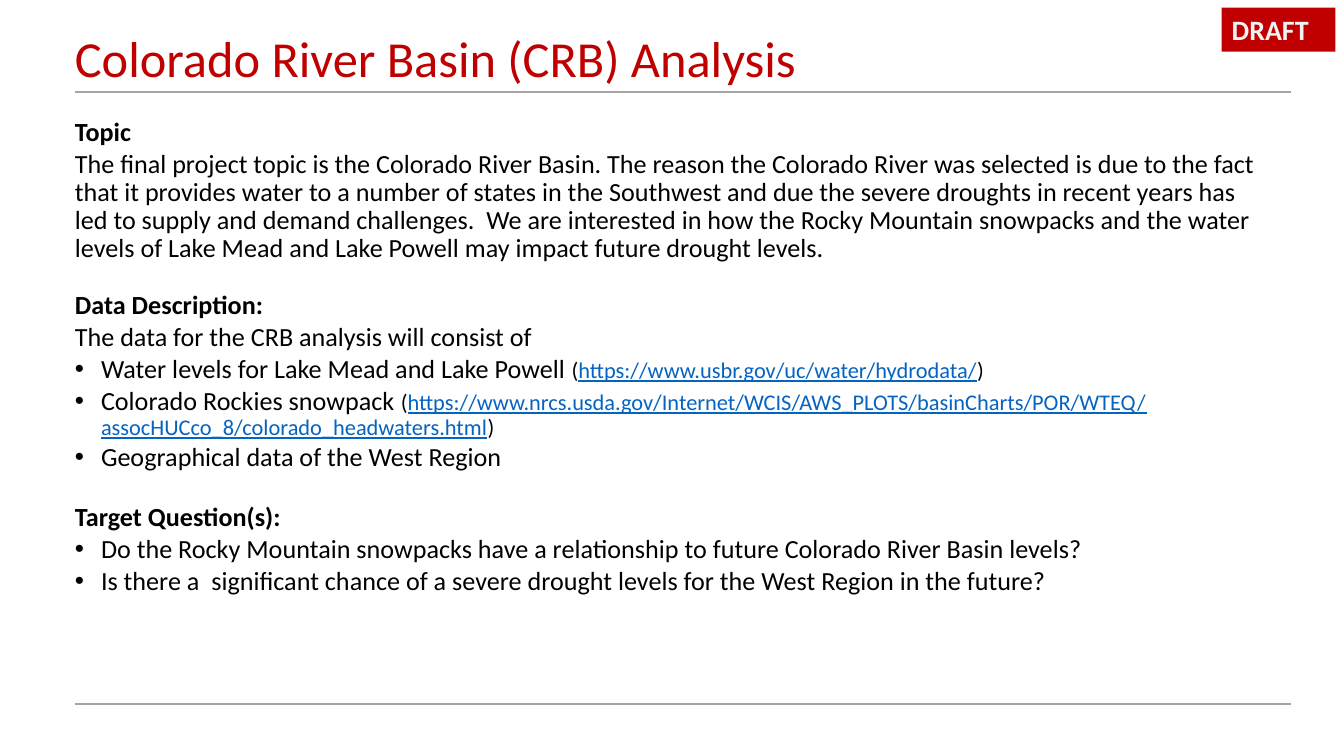
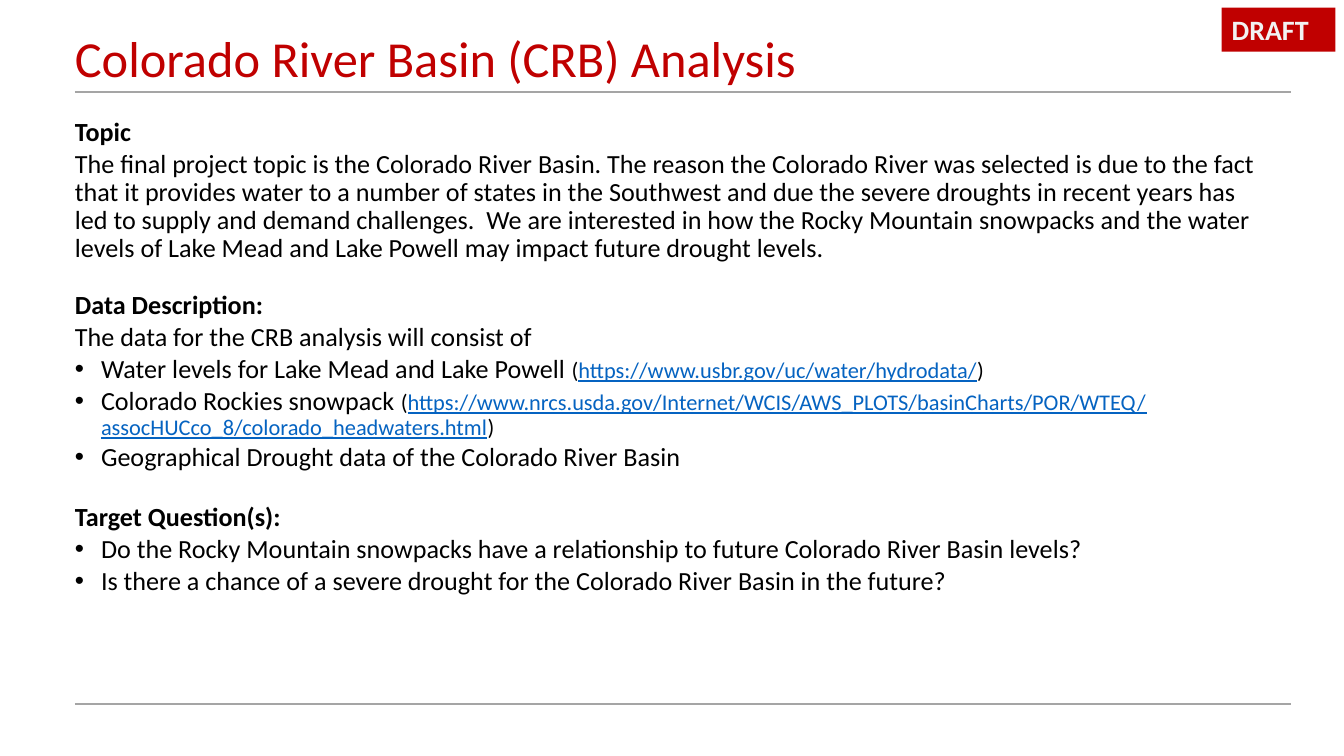
Before and after one commit to Qu3enK/CRBAnalysis_FinalProject, a slide deck: slide 2 of Segment 2/Colorado Basin River Analysis.pptx. Drawn at 1344x756 pixels with LibreOffice and Linux fonts; fonts in the diff are those of the drawing. Boxes give left, top, right and bottom in pixels: in the first picture for what was removed or moved away, otherwise in the second. Text is boxed around its words. In the diff, an @@ line names an element or a change of style, - is before the commit and + after.

```diff
--- a/Segment 2/Colorado Basin River Analysis.pptx
+++ b/Segment 2/Colorado Basin River Analysis.pptx
@@ text at [101, 448, 680, 471]: text changed @@
-• Geographical data of the West Region
+• Geographical Drought data of the Colorado River Basin
@@ text at [101, 572, 946, 595]: text changed @@
-• Is there a significant chance of a severe drought levels for the West Region in the future?
+• Is there a chance of a severe drought for the Colorado River Basin in the future?
```
Also in this commit, not shown: 2 other slides changed, 3 slides added.
